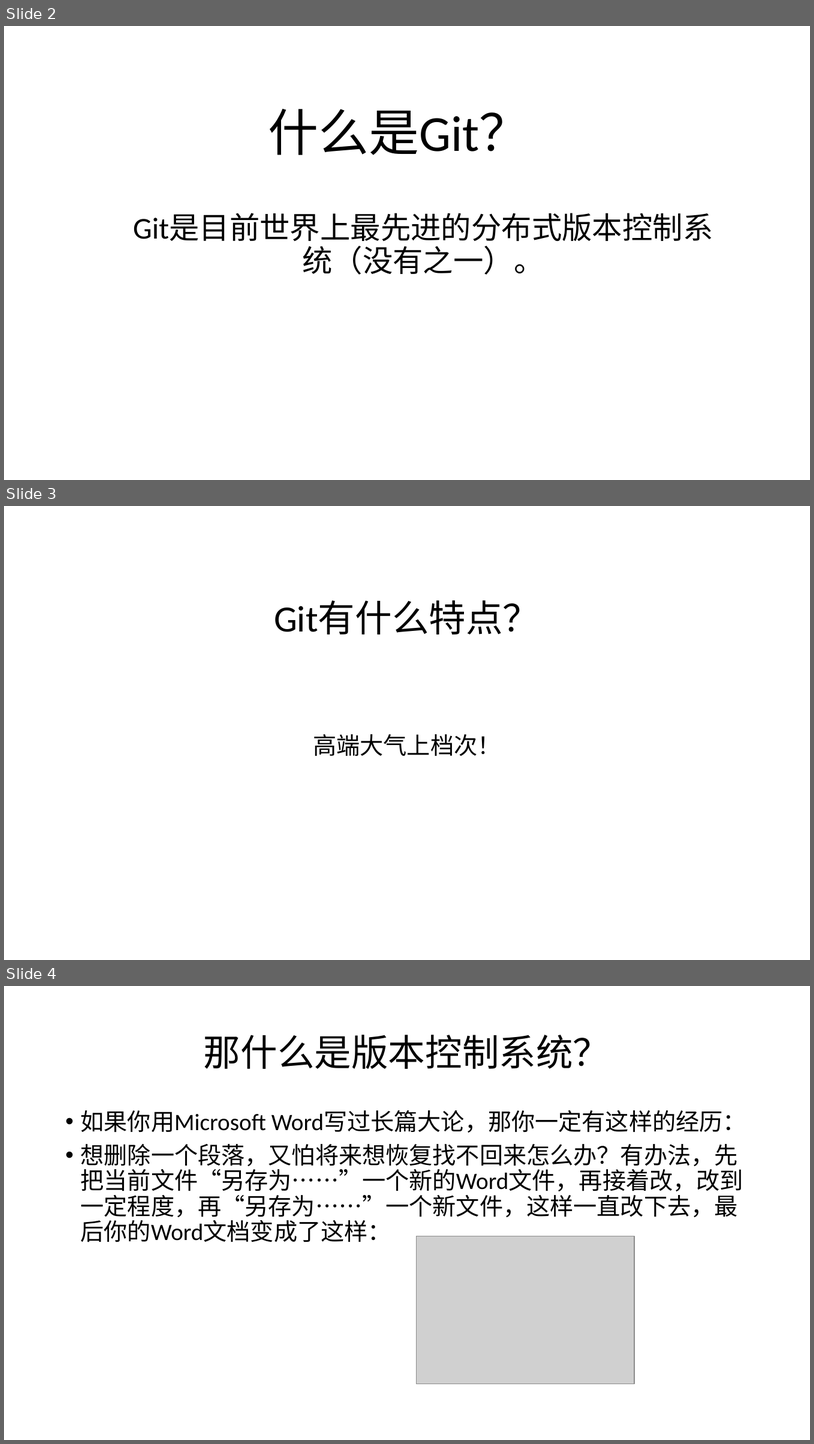
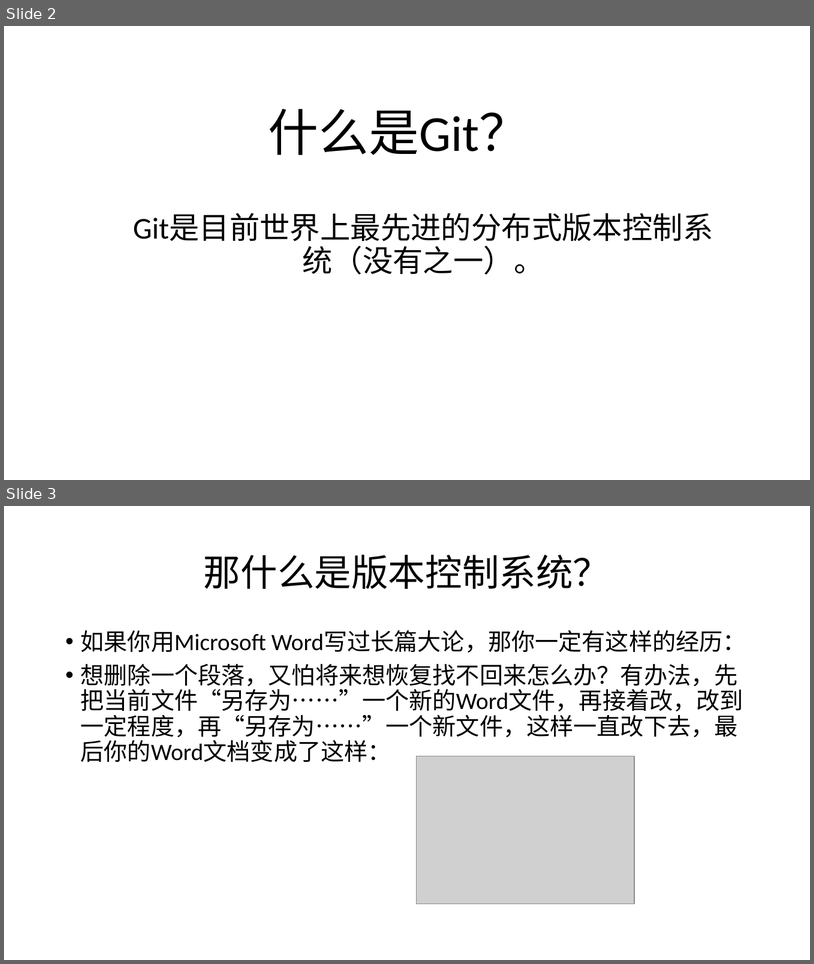
Before and after one commit to Gitsifu/GitHub-Tutorial, a slide deck: 第一课Git与GitHub.pptx. Shown one above the other, each under a label of ours: slides 2, 3 and 4 before the commit, slides 2 and 3 after it. The pictures are 814x1444 and 814x964 pixels, drawn with LibreOffice and Linux fonts; fonts in the diff are those of the drawing; grey boxes stand for pictures. Boxes give left, top, right and bottom in pixels: in the first picture for what was removed or moved away, otherwise in the second. Text is boxed around its words. In the diff, an @@ line names an element or a change of style, - is before the commit and + after.

```diff
--- a/第一课Git与GitHub.pptx
+++ b/第一课Git与GitHub.pptx
@@ slide 3 removed at bbox=[4, 506, 810, 960], background #FFFFFF @@
@@ title removed at bbox=[274, 601, 540, 634] @@
-Git有什么特点？
@@ text removed at bbox=[313, 734, 501, 756] @@
-高端大气上档次！
@@ what was slide 4 is now slide 3 @@
```
Also in this commit, not shown: 1 slide changed, 2 slides added.
